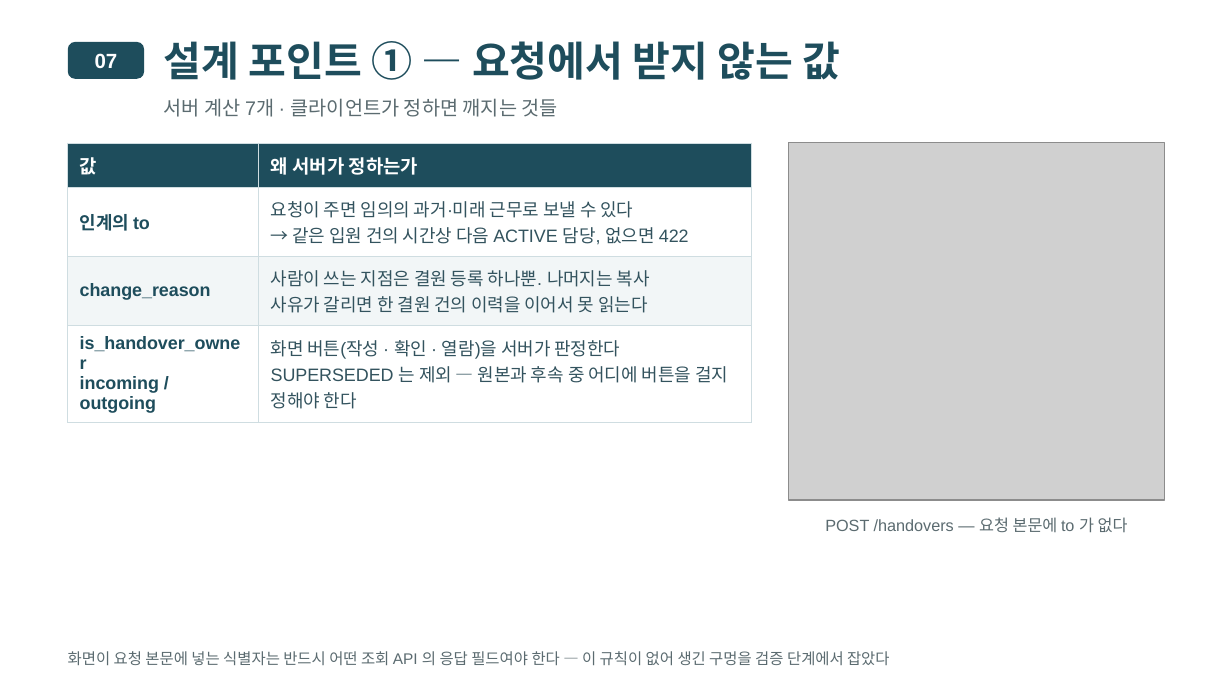
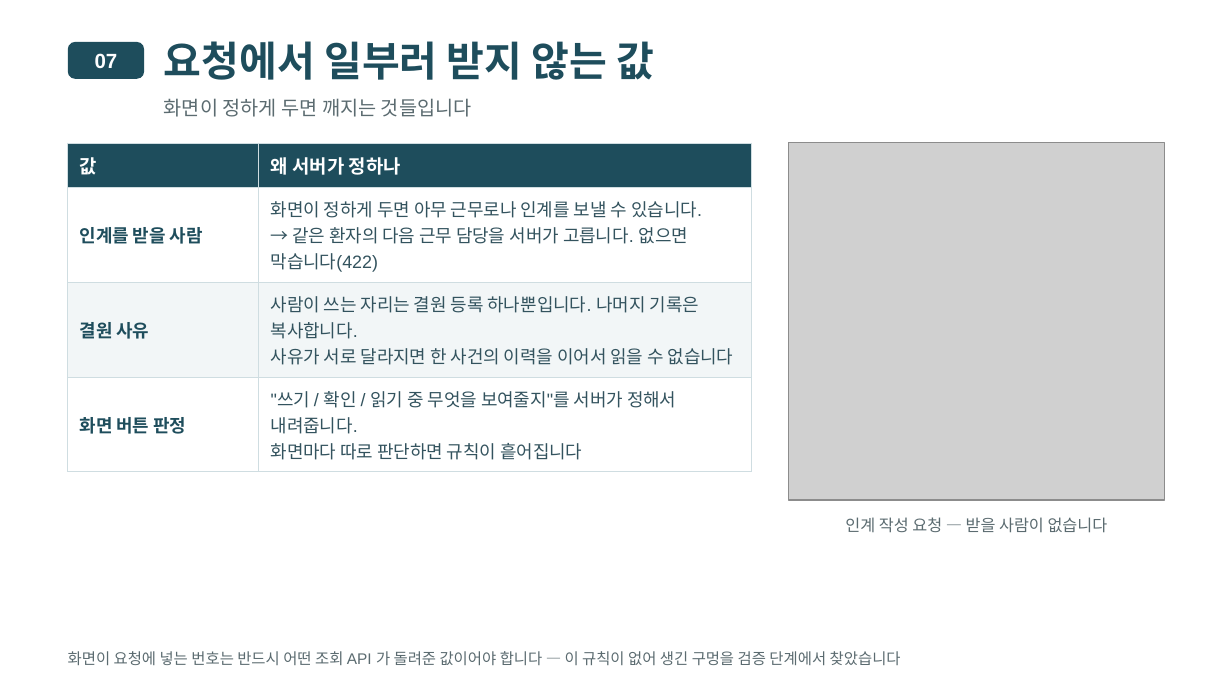
Before and after one commit to wodnjs2020136144/skala-webservice-mini, a slide deck: slide 31 of deliverables/10반_황재원_너와나의인계고리-개요.pptx (slide 25 before the commit). Drawn at 1232x693 pixels with LibreOffice and Linux fonts; fonts in the diff are those of the drawing; grey boxes stand for pictures. Boxes give left, top, right and bottom in pixels: in the first picture for what was removed or moved away, otherwise in the second. Text is boxed around its words. In the diff, an @@ line names an element or a change of style, - is before the commit and + after.

```diff
--- a/deliverables/10반_황재원_너와나의인계고리-개요.pptx
+++ b/deliverables/10반_황재원_너와나의인계고리-개요.pptx
@@ text at (164, 41, 655, 80): text changed @@
-설계 포인트 ① — 요청에서 받지 않는 값
+요청에서 일부러 받지 않는 값
@@ text at (164, 98, 472, 117): text changed @@
-서버 계산 7개 · 클라이언트가 정하면 깨지는 것들
+화면이 정하게 두면 깨지는 것들입니다
@@ table at (68, 143, 752, 464) @@
-row 1, column 2: 왜 서버가 정하는가
+row 1, column 2: 왜 서버가 정하나
-row 2, column 1: 인계의 to
+row 2, column 1: 인계를 받을 사람
-row 2, column 2: 요청이 주면 임의의 과거·미래 근무로 보낼 수 있다 / → 같은 입원 건의 시간상 다음 ACTIVE 담당, 없으면 422
+row 2, column 2: 화면이 정하게 두면 아무 근무로나 인계를 보낼 수 있습니다. / → 같은 환자의 다음 근무 담당을 서버가 고릅니다. 없으면 막습니다(422)
-row 3, column 1: change_reason
+row 3, column 1: 결원 사유
-row 3, column 2: 사람이 쓰는 지점은 결원 등록 하나뿐. 나머지는 복사 / 사유가 갈리면 한 결원 건의 이력을 이어서 못 읽는다
+row 3, column 2: 사람이 쓰는 자리는 결원 등록 하나뿐입니다. 나머지 기록은 복사합니다. / 사유가 서로 달라지면 한 사건의 이력을 이어서 읽을 수 없습니다
-row 4, column 1: is_handover_owner / incoming / outgoing
+row 4, column 1: 화면 버튼 판정
@@ row 4, column 2: "화면 버튼(작성 · 확인 · 열람)을 서버가 판정한다 / SUPERSEDED 는 제외 — 원본과 후속 중 어디에 버튼을 걸지 정해야 한다" to ""쓰기 / 확인 / 읽기 중 무엇을 보여줄지"를 서버가 정해서 내려줍니다. / 화면마다 따로 판단하면 규칙이 흩어집니다" @@
@@ text at (845, 517, 1108, 533): text changed @@
-POST /handovers — 요청 본문에 to 가 없다
+인계 작성 요청 — 받을 사람이 없습니다
@@ text at (68, 651, 901, 665): text changed @@
-화면이 요청 본문에 넣는 식별자는 반드시 어떤 조회 API 의 응답 필드여야 한다 — 이 규칙이 없어 생긴 구멍을 검증 단계에서 잡았다
+화면이 요청에 넣는 번호는 반드시 어떤 조회 API 가 돌려준 값이어야 합니다 — 이 규칙이 없어 생긴 구멍을 검증 단계에서 찾았습니다
```
Also in this commit, not shown: 23 other slides changed, 10 slides added, 4 slides removed, 29 other files.
